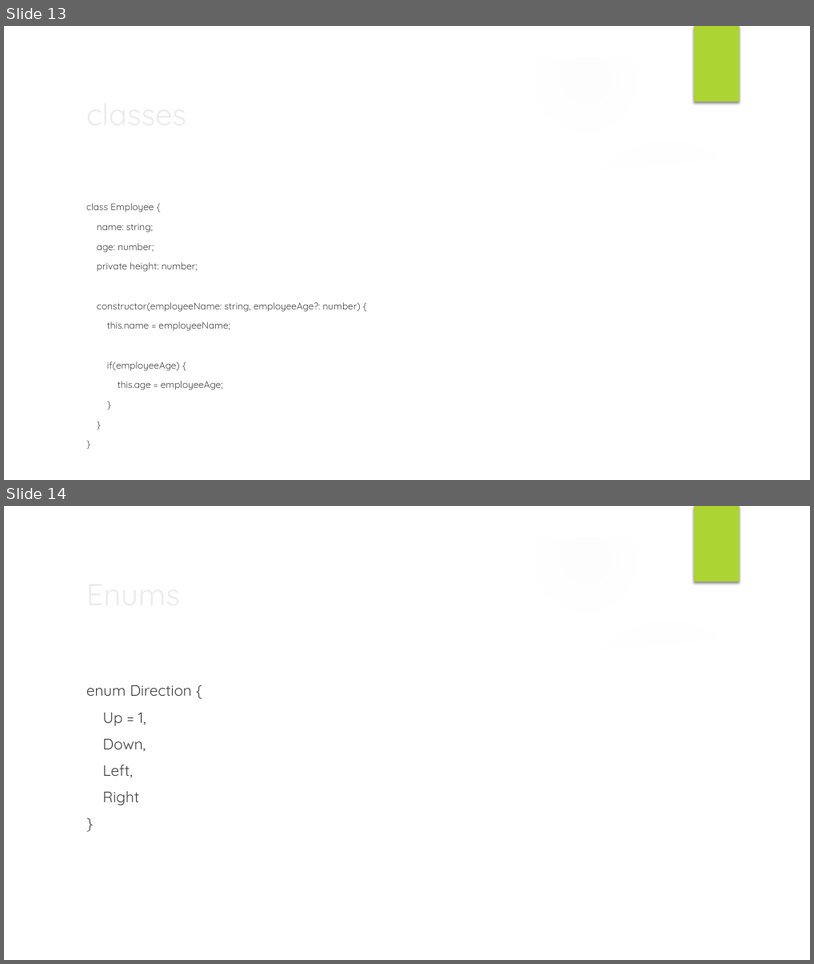
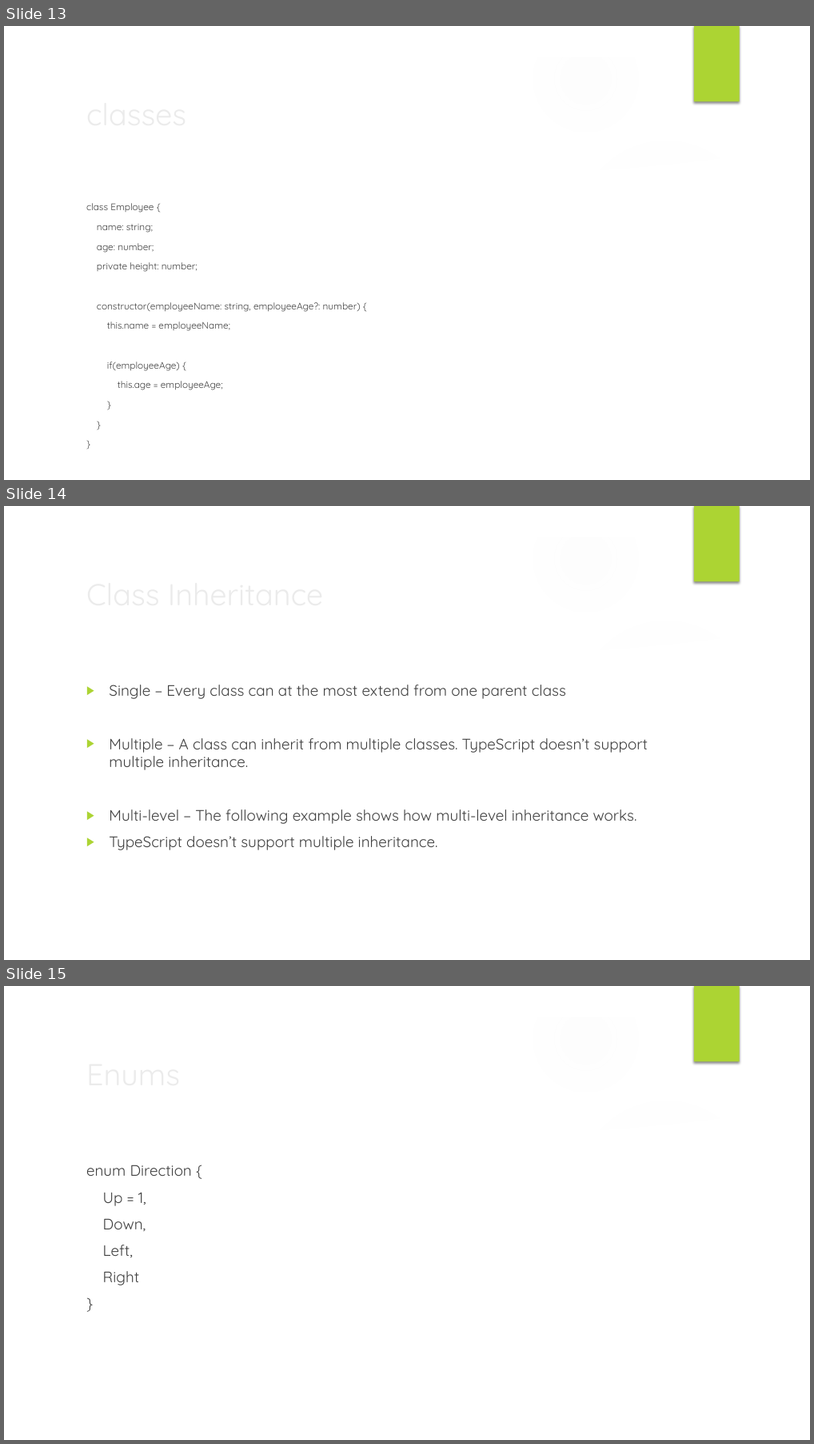
Before and after one commit to sintu-patel/typescript-excercise, a slide deck: docs/typescript-session-ppt.pptx. Shown one above the other, each under a label of ours: slides 13 and 14 before the commit, slides 13, 14 and 15 after it. The pictures are 814x964 and 814x1444 pixels, drawn with LibreOffice and Linux fonts; fonts in the diff are those of the drawing; background and template pictures are left out. Boxes give left, top, right and bottom in pixels: in the first picture for what was removed or moved away, otherwise in the second. Text is boxed around its words. In the diff, an @@ line names an element or a change of style, - is before the commit and + after.

```diff
--- a/docs/typescript-session-ppt.pptx
+++ b/docs/typescript-session-ppt.pptx
@@ slide 14 added at [4,506,810,960], background picture (left out); not listed: 9 template elements that a slide beside it also shows @@
@@ title added at [80,570,660,616], 36 pt, text #EBEBEB @@
+Class Inheritance
@@ text added at [109,684,648,850], 18 pt, text #404040 @@
+▶ Single − Every class can at the most extend from one parent class
+▶ Multiple − A class can inherit from multiple classes. TypeScript doesn’t support multiple inheritance.
+▶ Multi-level − The following example shows how multi-level inheritance works.
+▶ TypeScript doesn’t support multiple inheritance.
@@ what was slide 14 is now slide 15 @@
```
Also in this commit, not shown: 2 slides changed.
